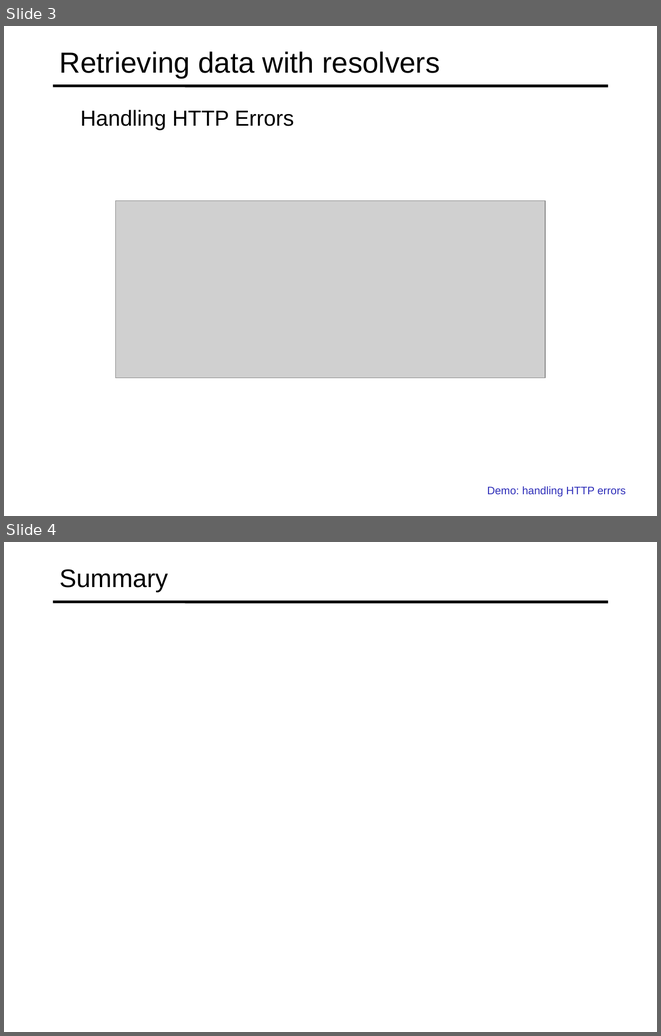
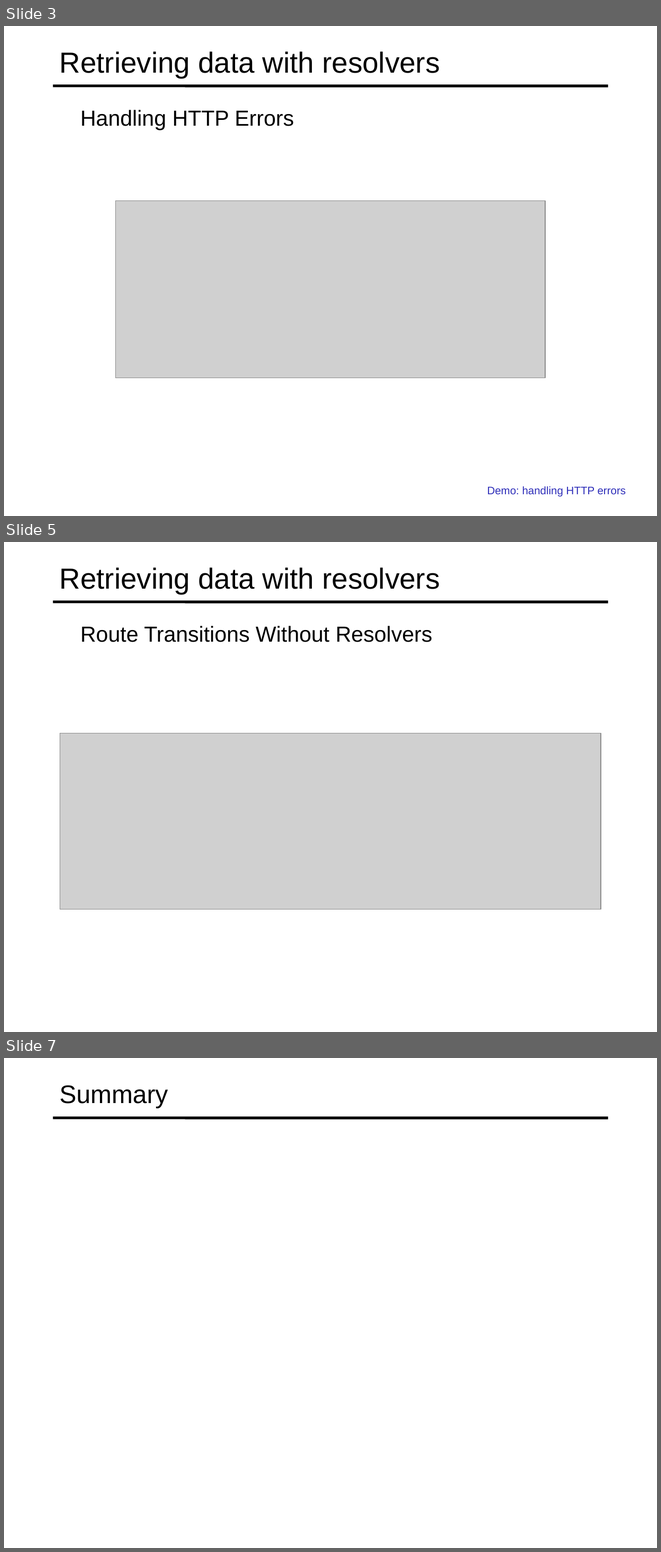
Before and after one commit to specter01wj/Jago_Link_Training, a slide deck: Angular/Angular12/Deep Dive/Angular HTTP Communication/2_Advanced HTTP Requests and Error Handling/L2_Advanced HTTP Requests and Error Handling.ppt. Shown one above the other, each under a label of ours: slides 3 and 4 before the commit, slides 3, 5 and 7 after it; the slides between them are not shown. The pictures are 661x1036 and 661x1552 pixels, drawn with LibreOffice and Linux fonts; fonts in the diff are those of the drawing; grey boxes stand for pictures. Boxes give left, top, right and bottom in pixels: in the first picture for what was removed or moved away, otherwise in the second. Text is boxed around its words. In the diff, an @@ line names an element or a change of style, - is before the commit and + after.

```diff
--- a/Angular/Angular12/Deep Dive/Angular HTTP Communication/2_Advanced HTTP Requests and Error Handling/L2_Advanced HTTP Requests and Error Handling.ppt
+++ b/Angular/Angular12/Deep Dive/Angular HTTP Communication/2_Advanced HTTP Requests and Error Handling/L2_Advanced HTTP Requests and Error Handling.ppt
@@ slide 5 added at (x1=4, y1=542, x2=657, y2=1032), background #FFFFFF; not listed: 1 template element that a slide beside it also shows @@
@@ title added at (x1=60, y1=567, x2=440, y2=594), 32 pt, text #000000 @@
+Retrieving data with resolvers
@@ text added at (x1=80, y1=626, x2=433, y2=642), 24 pt, text #000000 @@
+  Route Transitions Without Resolvers
@@ picture added at (x1=60, y1=733, x2=601, y2=910) @@
@@ what was slide 4 is now slide 7 @@
```
Also in this commit, not shown: 2 other slides added, 1 other file.
